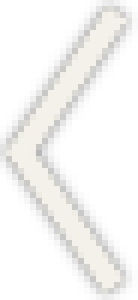
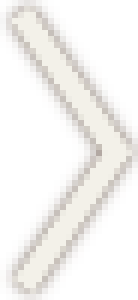
Revision of a layered 138px x 300px image; what changed, layer by layer:
showed "Right (Light Gray)" over [6, 6, 132, 294]
added layer "Drop Shadow (Right) (Active)" (80%) above "Left (White)" over [0, 0, 138, 300]
hid "Left (Light Gray)" over [6, 6, 132, 294]
removed layer "Border (Left)" (was 25%) over [0, 0, 138, 300]
hid "Drop Shadow (Left)" over [0, 0, 138, 300]
